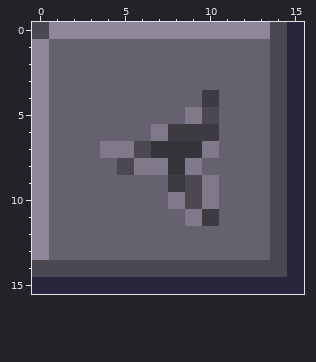
Two states of a pixel-art sprite, assets/tiles/FLOOR_CRACKED_3.png. Above is the file before it was changed.
The file is 16x16 pixels. Colours within 5 levels of each other are drawn and written as one.
New version:
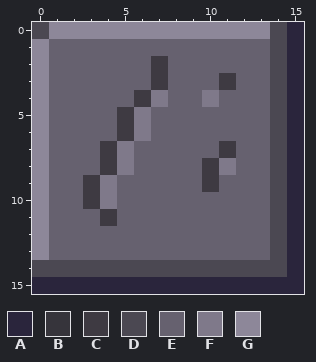
Palette (. is transparent): A #2a253c  B #36343b  C #3e3a42  D #4b4852  E #66616f  F #7f798a  G #8d8799
The exact change:
The author changed colour E to colour C in row 2 at x 7; in row 3 at x 7 and 11; in row 4 at x 6; in rows 5 to 6 at x 5; in row 7 at x 11; in row 8 at x 4 and 10.
The author changed colour E to colour C in rows 9 to 10 at x 3; in row 11 at x 4.
The author changed colour F to colour C in row 7 at x 4; in row 9 at x 10.
The author changed colour B to colour E in row 7 at x 7 to 9; in row 8 at x 8.
The author changed colour C to colour E in row 6 at x 8 to 10; in row 9 at x 8; in row 11 at x 10.
The author changed colour D to colour E in row 5 at x 10; in row 7 at x 6; in rows 9 to 10 at x 9.
The author changed colour F to colour E in row 5 at x 9; in row 6 at x 7; in row 7 at x 10; in row 8 at x 6 to 7 and 9; in row 10 at x 8 and 10; in row 11 at x 9.
The author changed colour C to colour F in row 4 at x 10.
The author changed colour D to colour F in row 8 at x 5.
The author changed colour E to colour F in row 4 at x 7; in rows 5 to 6 at x 6; in row 8 at x 11; in rows 9 to 10 at x 4.
